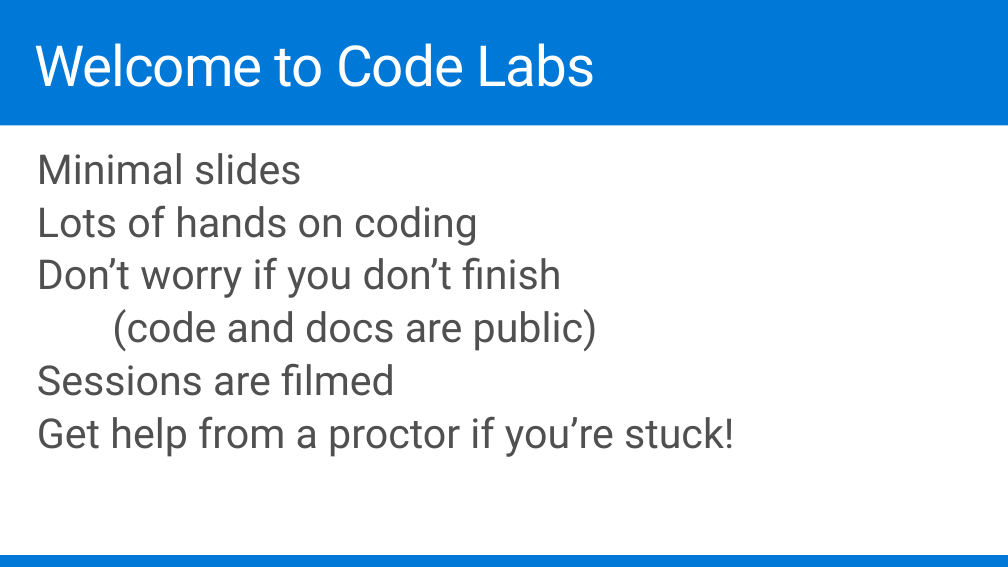
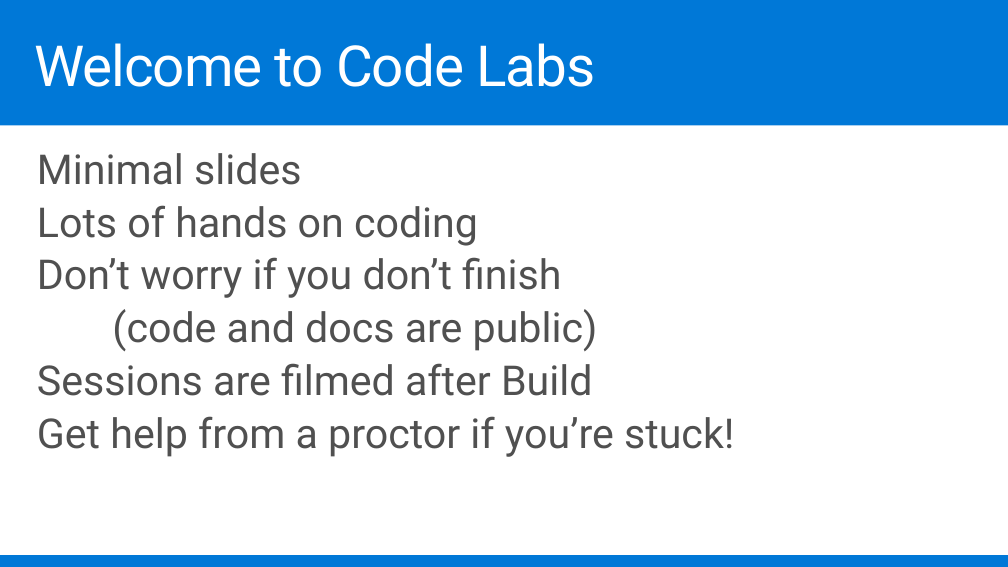
Before and after one commit to warnov/CodeLabs-WebDev, a slide deck: slide 2 of Module4-FrontEndDev/Slides/Web Module 4.pptx. Drawn at 1008x567 pixels with LibreOffice and Linux fonts; fonts in the diff are those of the drawing; background and template pictures are left out. Boxes give left, top, right and bottom in pixels: in the first picture for what was removed or moved away, otherwise in the second. Text is boxed around its words. In the diff, an @@ line names an element or a change of style, - is before the commit and + after.

Commit message:
Updated slides.

```diff
--- a/Module4-FrontEndDev/Slides/Web Module 4.pptx
+++ b/Module4-FrontEndDev/Slides/Web Module 4.pptx
@@ text at (37, 363, 592, 396): text changed @@
-Sessions are filmed
+Sessions are filmed after Build
```
Also in this commit, not shown: 7 other slides changed.
